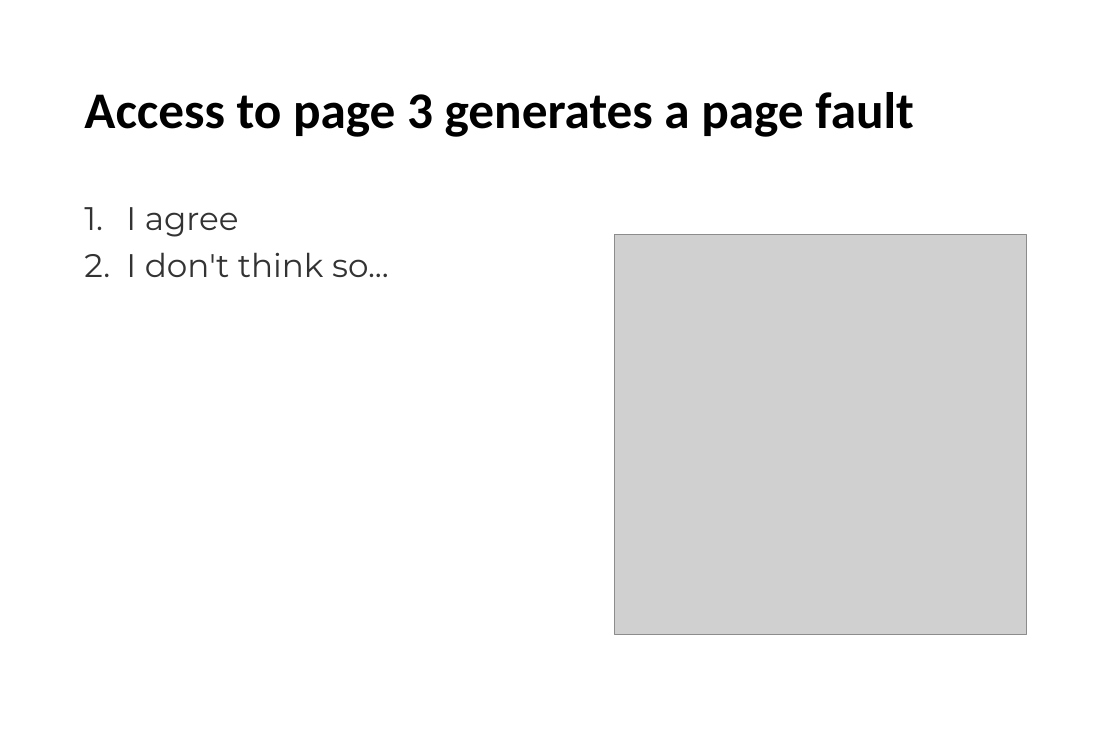
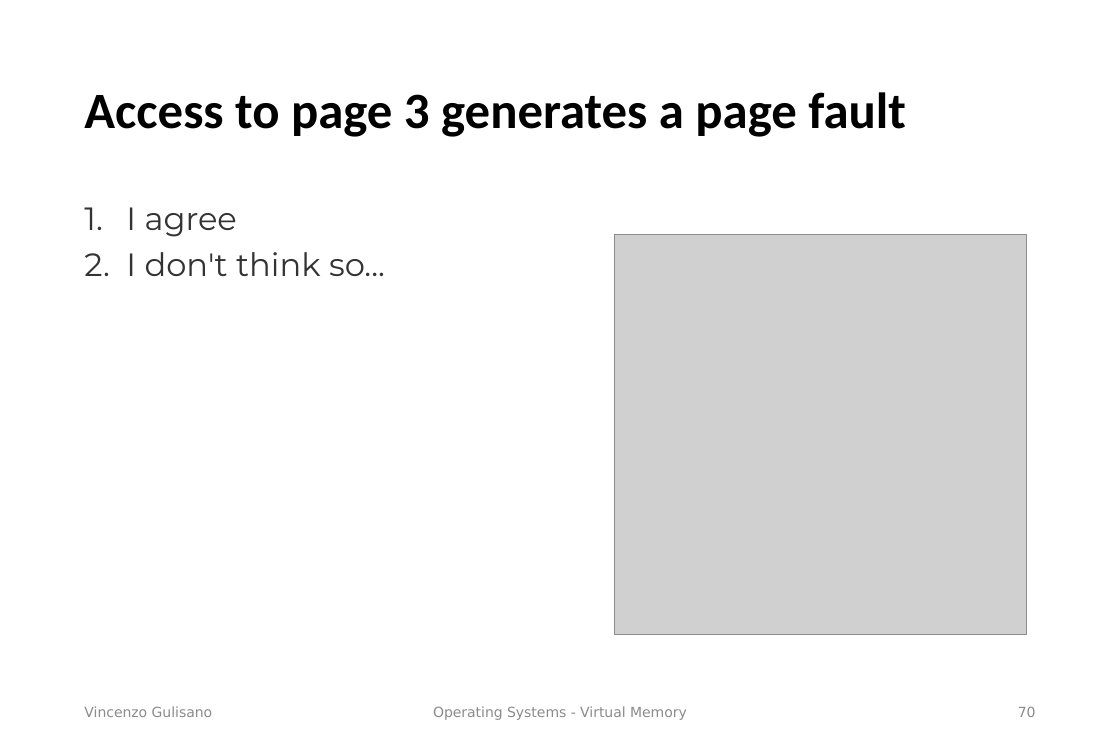
Before and after one commit to vincenzo-gulisano/os_material, a slide deck: slide 70 of slides/virtual_memory.pptx (slide 22 before the commit). Drawn at 1120x747 pixels with LibreOffice and Linux fonts; fonts in the diff are those of the drawing; grey boxes stand for pictures. Boxes give left, top, right and bottom in pixels: in the first picture for what was removed or moved away, otherwise in the second. Text is boxed around its words. In the diff, an @@ line names an element or a change of style, - is before the commit and + after.

Commit message:
changed logo, moved exercises, updated overview for lecture on virtual memory

```diff
--- a/slides/virtual_memory.pptx
+++ b/slides/virtual_memory.pptx
@@ title "Access to page 3 generates ..." at [84, 92, 906, 137]: size 49.5 to 49 pt @@
@@ text "I agree" at [126, 207, 385, 276]: size 31.5 to 31 pt @@
@@ text added at [84, 706, 213, 717], 13.5 pt, text #8C8C8C @@
+Vincenzo Gulisano
@@ text added at [433, 706, 687, 720], 13.5 pt, text #8C8C8C @@
+Operating Systems - Virtual Memory
@@ page number added at [1018, 707, 1036, 717], 13.5 pt, text #8C8C8C @@
+70
```
Also in this commit, not shown: 7 other slides changed, 7 slides added, 2 other files.
